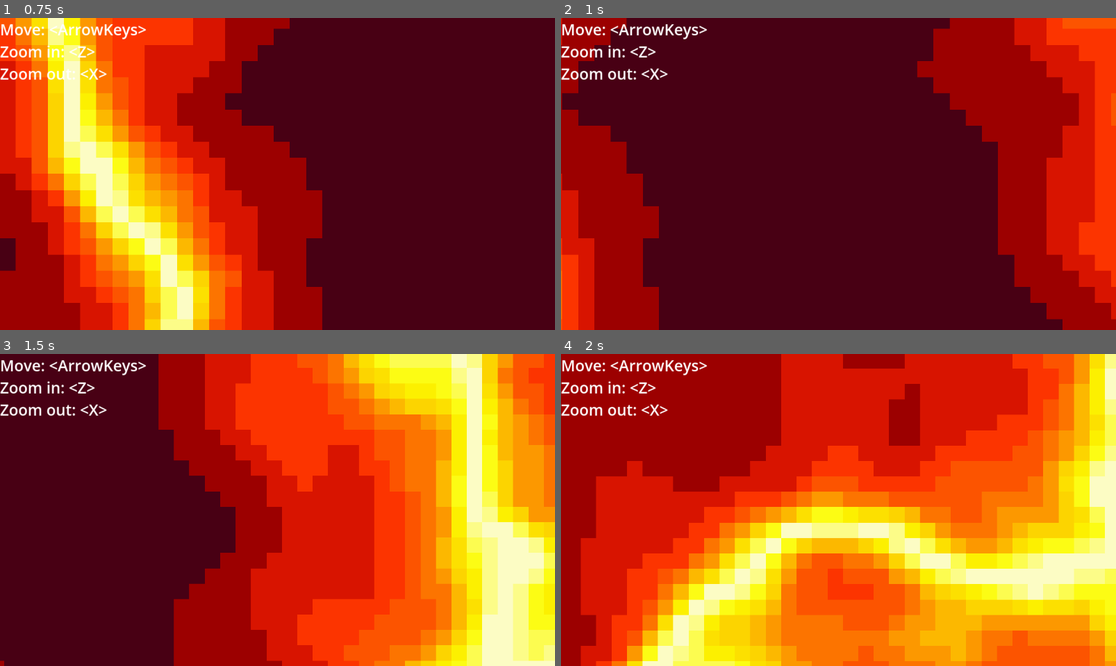
Above: before the commit, frames 1-4 (two rows, left to right).
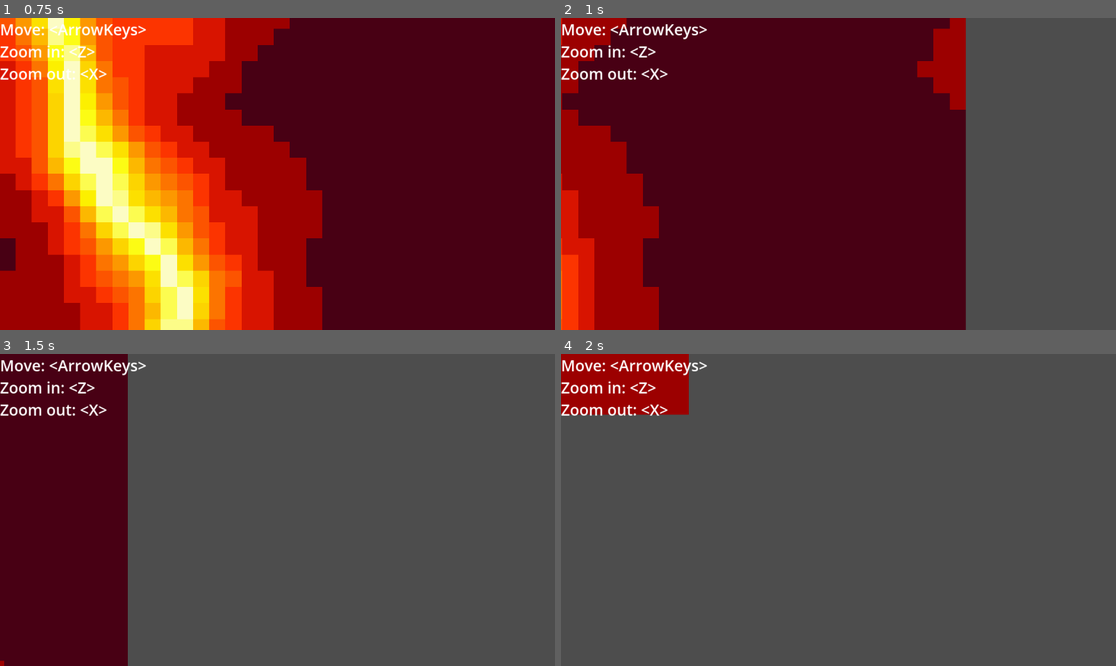
Above: after the commit, the same moments.

Repository: bingecraft-net/sandbox
Game: Godot game, scene res://scenes/game.tscn
Two runs of this game, one before a commit and one after it. Both use one fixed random seed, a clock stepped at 60 frames per second and the inputs below.
Inputs:
- Up to frame 1 (0.75 s): hold Right (ui_right) from 0.53 s (still down); tap Z (zoom in) at 0.6 s
- Up to frame 2 (1 s): keep holding Right (ui_right)
- Up to frame 3 (1.5 s): release Right (ui_right) at 1.28 s; hold Down (ui_down) from 1.28 s (still down); tap X (zoom out) at 1.35 s
- Up to frame 4 (2 s): keep holding Down (ui_down)

Frame 1 is identical in both runs. In frame 2, 27% of the frame differs, in the area x 72-100%, y 0-100%; in frame 3, 77%; in frame 4, 95%, in the area x 0-100%, y 0-100%.

Commit message:
replace four cells with one cell

Diff:
--- a/scenes/game.gd
+++ b/scenes/game.gd
@@ -1,7 +1,7 @@
 extends Node2D
 
-@export var noise = FastNoiseLite.new()
-@export var grid_size = 64
+@export var noise: FastNoiseLite = FastNoiseLite.new()
+@export var grid_size: int = 64
 
 @onready var cells: Node2D = $Cells
 
@@ -9,11 +9,9 @@
 
 # Called when the node enters the scene tree for the first time.
 func _ready() -> void:
-	for x in range(-1, 1):
-		for y in range(-1, 1):
-			var cell = cell_fab.instantiate()
-			cell.noise = noise
-			cell.grid_size = grid_size
-			cell.offset = Vector2i(x, y) * grid_size
-			cell.position = Vector2i(x, y) * grid_size * 16
-			cells.add_child(cell)
+	var cell = cell_fab.instantiate()
+	cell.noise = noise
+	cell.grid_size = grid_size
+	cell.offset = Vector2i.ONE * grid_size / -2
+	cell.position = Vector2i.ONE * grid_size * 16 / -2
+	cells.add_child(cell)
